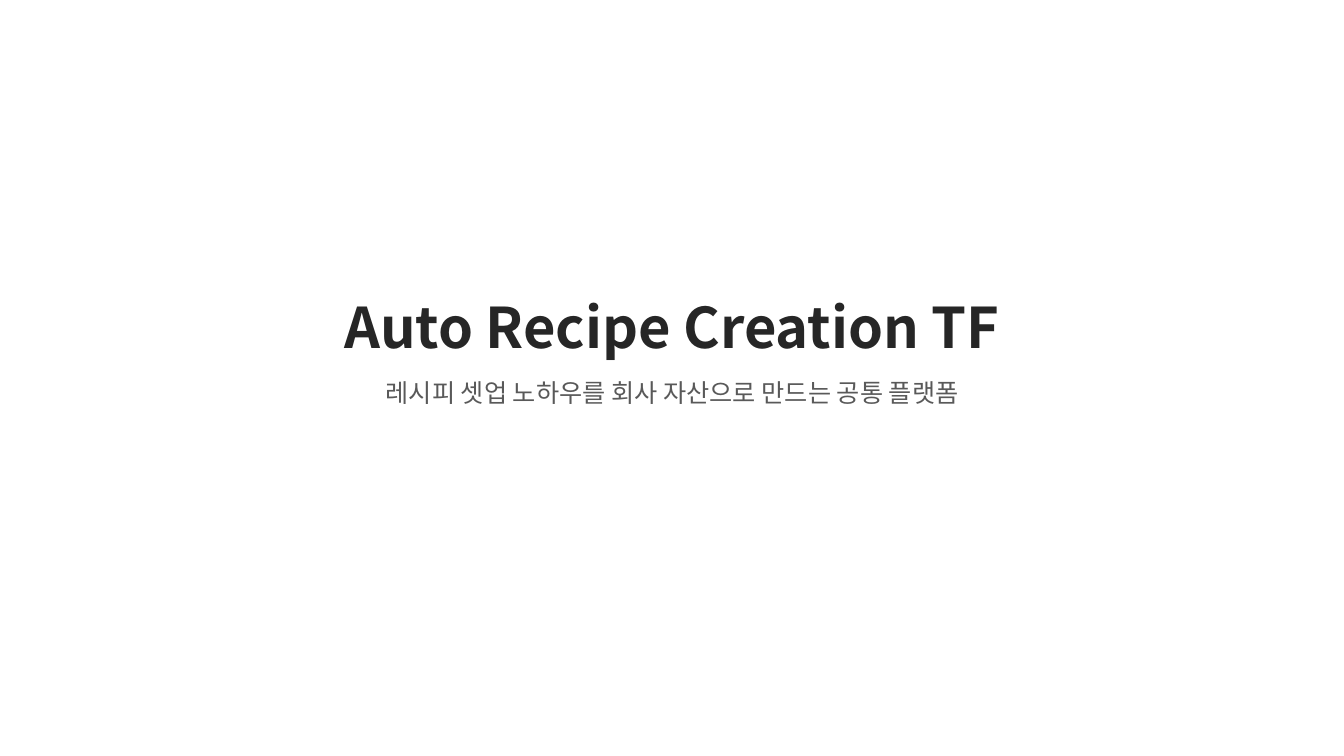
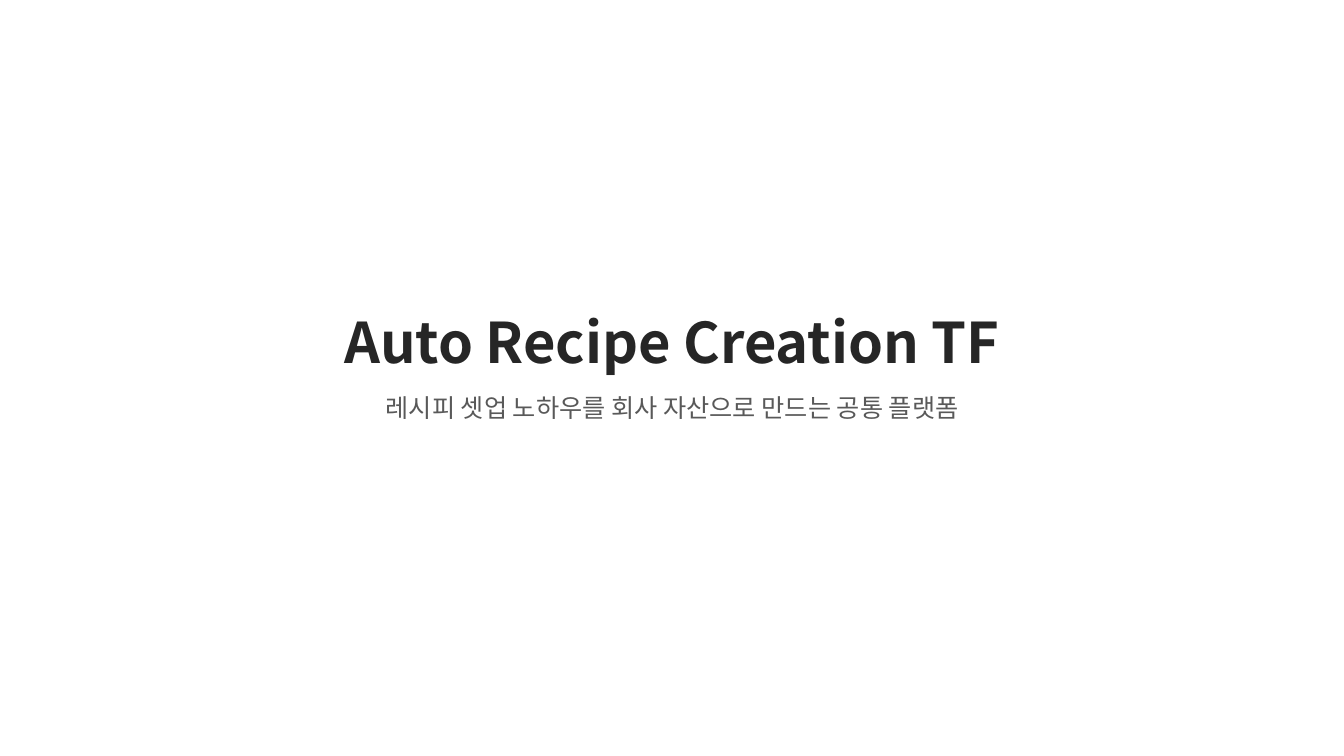
Before and after one commit to DarrenKoi/pm_notes, a slide deck: slide 1 of my-task/arc-tf/deliverables/arc-tf-exec-summary.pptx. Drawn at 1344x756 pixels with LibreOffice and Linux fonts; fonts in the diff are those of the drawing. Boxes give left, top, right and bottom in pixels: in the first picture for what was removed or moved away, otherwise in the second. Text is boxed around its words. In the diff, an @@ line names an element or a change of style, - is before the commit and + after.

```diff
--- a/my-task/arc-tf/deliverables/arc-tf-exec-summary.pptx
+++ b/my-task/arc-tf/deliverables/arc-tf-exec-summary.pptx
@@ text "Auto Recipe Creation TF" moved from (x1=344, y1=302, x2=1000, y2=360) to (x1=344, y1=317, x2=1000, y2=375) @@
@@ text "레시피 셋업 노하우를 회사 자산으로 ..." moved from (x1=386, y1=381, x2=959, y2=404) to (x1=386, y1=396, x2=959, y2=419) @@
```
Also in this commit, not shown: 4 other files.
